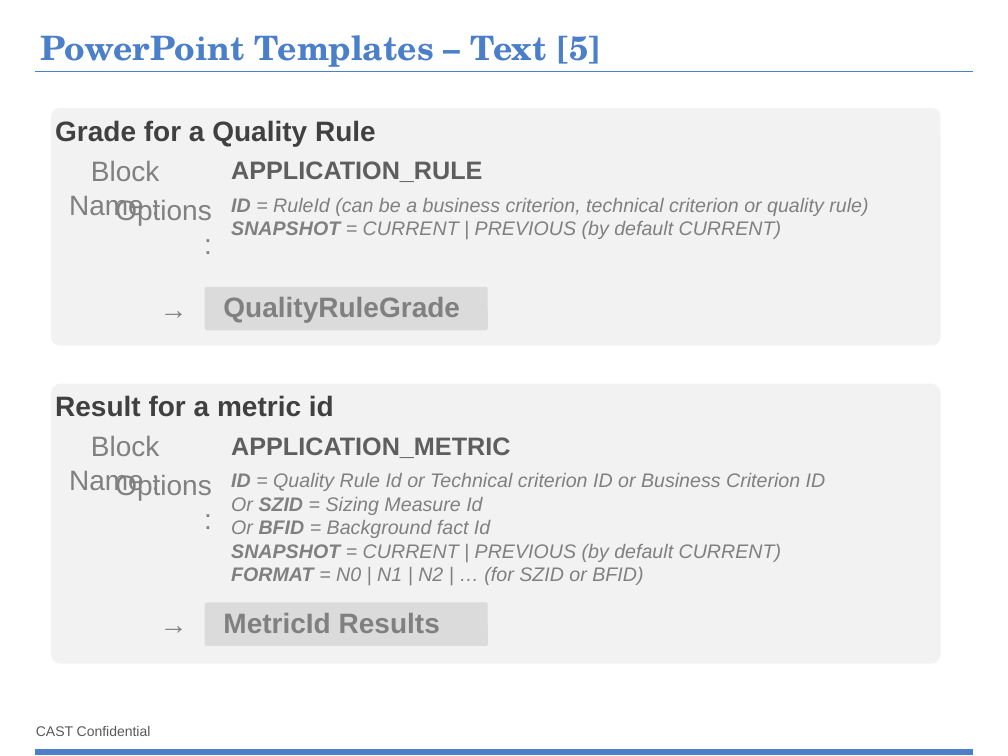
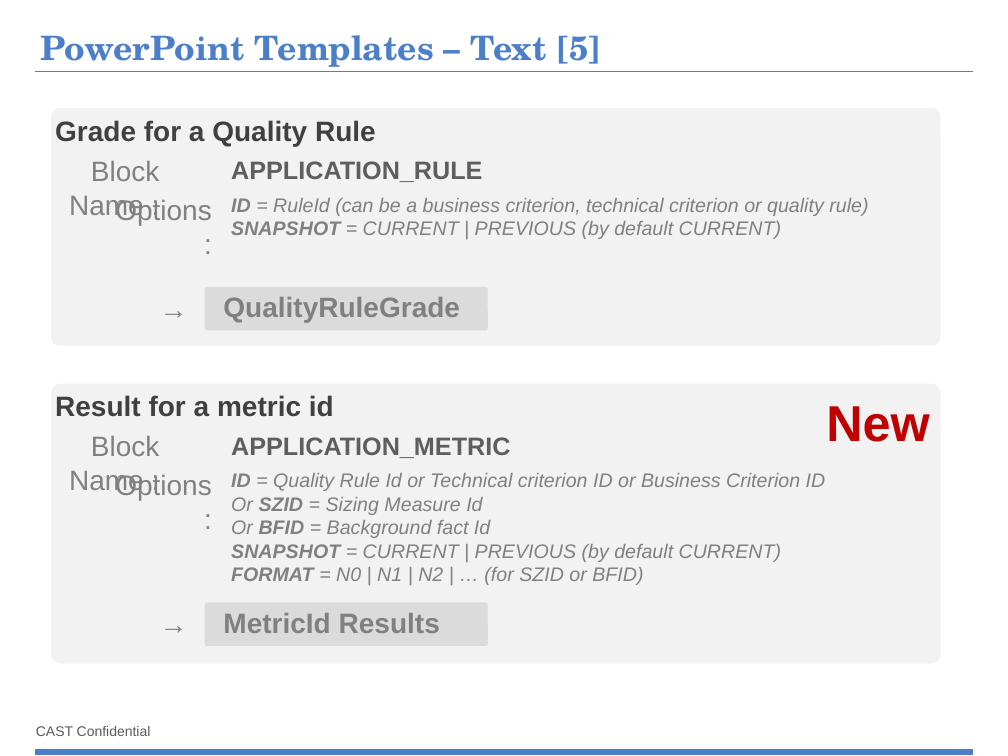
Before and after one commit to CAST-projects/ReportGenerator, a slide deck: slide 13 of CastReporting.Reporting/TemplatesFiles/1- Powerpoint-components-library.pptx. Drawn at 1008x756 pixels with LibreOffice and Linux fonts; fonts in the diff are those of the drawing; background and template pictures are left out. Boxes give left, top, right and bottom in pixels: in the first picture for what was removed or moved away, otherwise in the second. Text is boxed around its words. In the diff, an @@ line names an element or a change of style, - is before the commit and + after.

Commit message:
REPORTGEN-234 : new templates from DCH

```diff
--- a/CastReporting.Reporting/TemplatesFiles/1- Powerpoint-components-library.pptx
+++ b/CastReporting.Reporting/TemplatesFiles/1- Powerpoint-components-library.pptx
@@ text added at [826,406,930,442], 36 pt, text #C00000, bold @@
+New
```
Also in this commit, not shown: 4 other slides changed, 3 other files.
